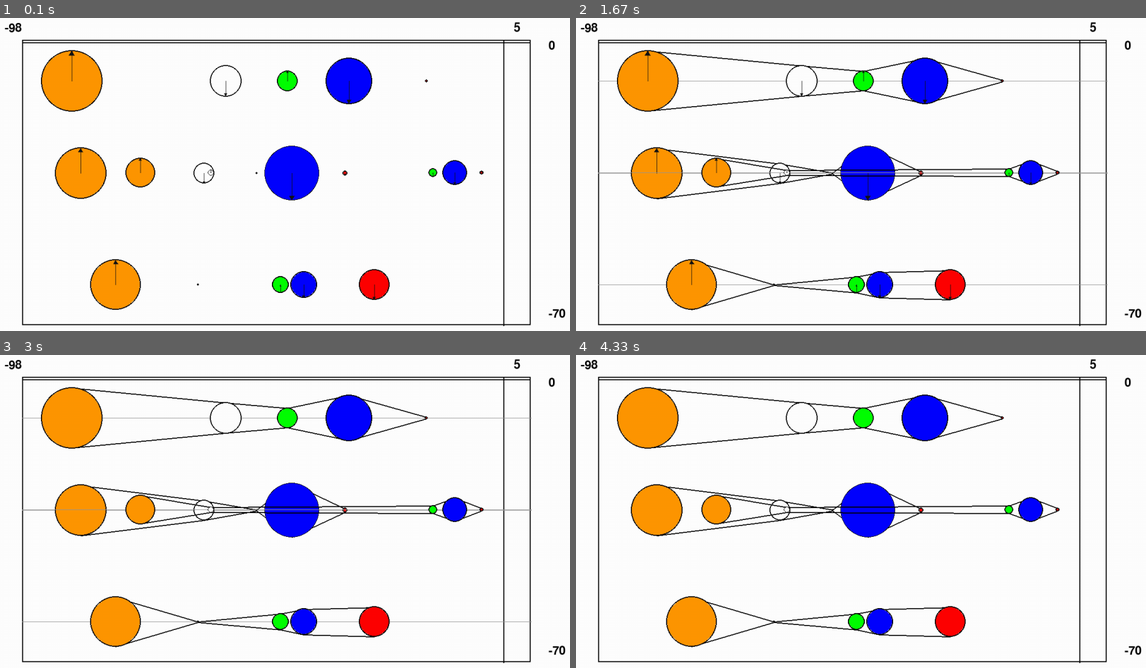
Above: before the commit, frames 1-4 (two rows, left to right).
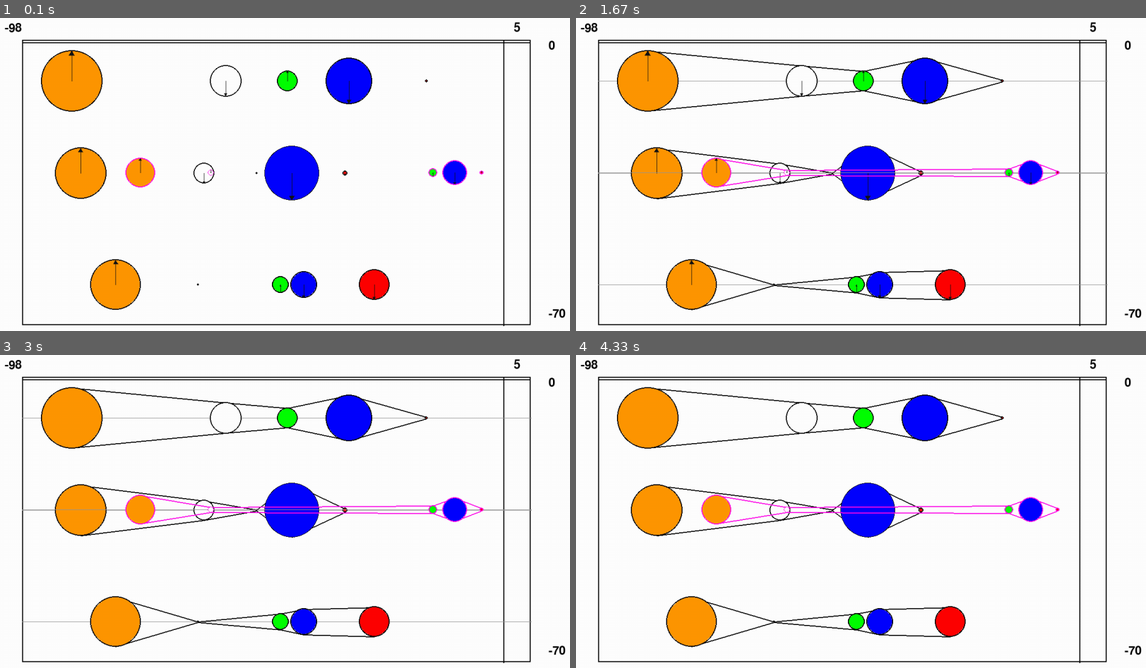
Above: after the commit, the same moments.

Repository: TomasOrdonezG/project_plot
Game: pygame game, started from main.py
Same seed, same stepped clock (60 frames per second), same inputs: the game is played once before the commit and once after it.
Inputs:
- Up to frame 1 (0.1 s): no input
- Up to frame 2 (1.67 s): tap 2 at 0.33 s; tap 1 at 0.67 s
- Up to frame 3 (3 s): tap 3 at 2 s
- Up to frame 4 (4.33 s): tap 1 at 3.33 s

The runs differ from the first frame. In frame 1, 0.2% of the frame differs, in the area x 21-85%, y 44-55%; in frame 2, 0.7%; in frame 3, 0.7%; in frame 4, 0.7%.

Commit message:
Add files via upload

Diff:
--- a/graph.py
+++ b/graph.py
@@ -187,6 +187,10 @@
     largest_IV_r = 0
     projects = sorted(self.projects, key=lambda a_project: abs(max([abs(anIV.beta) for anIV in a_project.IVs])), reverse=True)
     for project in projects:
+      if project.name == 'p1':
+        colour = (255, 8, 232)
+      else:
+        colour = BLACK
 
       # Extra lines
       if self.lines and project.IVs[0].in_grid:
@@ -205,8 +209,8 @@
             x2 = self.pos_screen(sorted_IVs_just[i+1].just, 1)[0]
 
             # Draw lines
-            draw_line(x1, y1up, x2, y2up, BLACK, 2)
-            draw_line(x1, y1down, x2, y2down, BLACK, 2)
+            draw_line(x1, y1up, x2, y2up, colour, 2)
+            draw_line(x1, y1down, x2, y2down, colour, 2)
 
       # Draw IVs, sort first
       IVs = sorted(project.IVs, key=lambda anIV: abs(anIV.beta), reverse=True)
@@ -218,7 +222,7 @@
 
 
         if pIV.in_grid:
-          draw_bordered_circle(x, y, beta, pIV.colour, BLACK, 2)
+          draw_bordered_circle(x, y, beta, pIV.colour, colour, 2)
 
       threshhold = largest_IV_r * 0.3
       for pIV in project.IVs:
